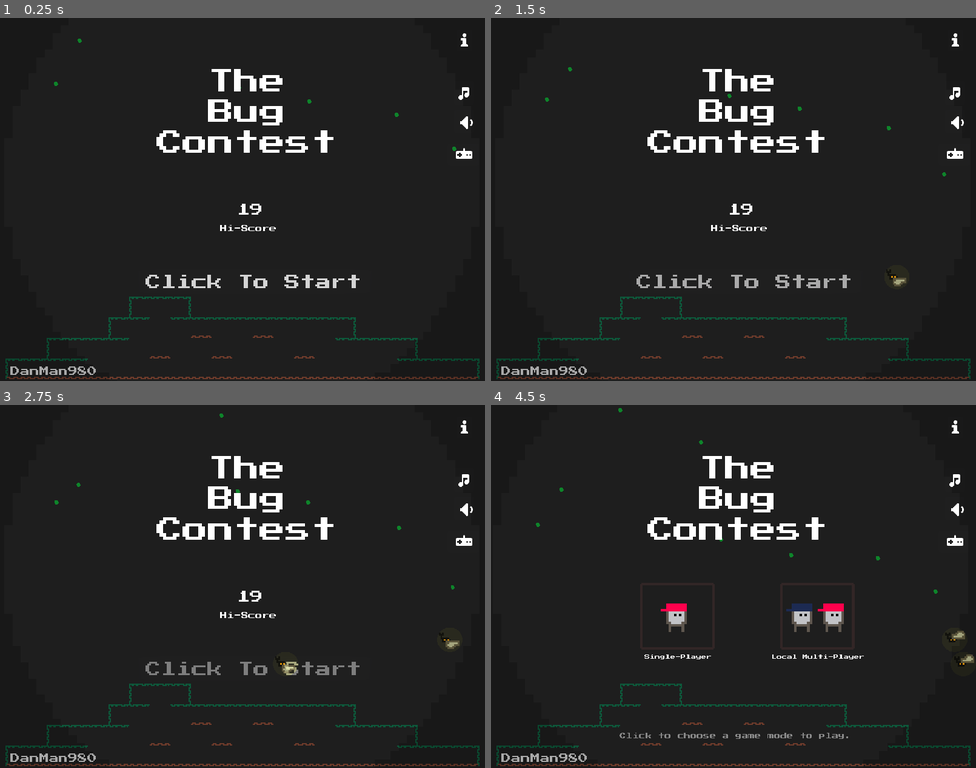
Above: before the commit, frames 1-4 (two rows, left to right).
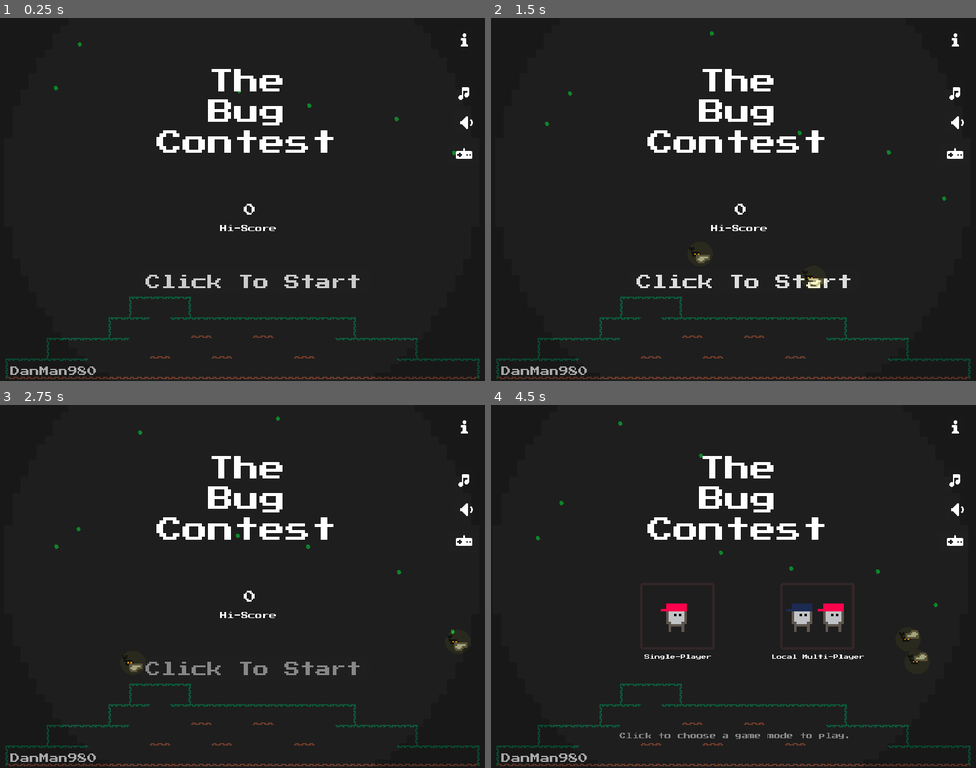
Above: after the commit, the same moments.

Repository: Danman9800/TheBugContest
Game: Godot game, scene res://Assets/Scenes/Start.tscn
Two runs of this game, one before a commit and one after it. Both use one fixed random seed, a clock stepped at 60 frames per second and the inputs below. Sound files missing from this copy of the repository are replaced by a short silence.
Inputs (mouse positions are in pixels of both pictures, inside the frame that each line leads up to):
- Up to frame 1 (0.25 s): no input
- Up to frame 2 (1.5 s): tap Enter at 0.5, 1.25 s; move the mouse to (840, 181) at 0.52 s; press the mouse at (840, 181) at 0.53 s; hold Right (ui_right) from 0.53 s (still down); tap W (p2_jump) at 0.77, 0.8, 1.07, 1.35 s; move the mouse to (636, 217) at 1.27 s; release the mouse at (636, 217) at 1.28 s
- Up to frame 3 (2.75 s): tap W (p2_jump) at 1.52, 1.82, 2.3 s; click (145, 604) at 1.55 s; tap Enter at 2 s; move the mouse to (291, 506) at 2.02 s; release Right (ui_right) at 2.03 s; press the mouse at (291, 506) at 2.03 s; hold Left (ui_left) from 2.03 s (still down)
- Up to frame 4 (4.5 s): tap Enter at 2.75, 3.5, 4.25 s; move the mouse to (709, 659) at 2.77 s; release Left (ui_left) at 2.78 s; release the mouse at (709, 659) at 2.78 s; hold Right (ui_right) 2.78-4.28 s; tap A (p2_left) at 2.85 s; tap W (p2_jump) at 3.02, 3.32, 3.77, 3.8, 4.07 s; click (709, 659) at 3.05 s; move the mouse to (879, 640) at 3.52 s; hold D (p2_right) 3.53-4.28 s; move the mouse to (588, 532) at 4.27 s; hold Left (ui_left) from 4.28 s (still down); click (588, 532) at 4.35 s

The runs differ from the first frame. In frame 1, 0.2% of the frame differs, in the area x 11-95%, y 5-55%; in frame 2, 0.8%, in the area x 11-94%, y 3-75%; in frame 3, 0.4%; in frame 4, 0.4%.

Commit message:
Music and speed change

Diff:
--- a/Assets/Scenes/LooseScreen.tscn
+++ b/Assets/Scenes/LooseScreen.tscn
@@ -22,7 +22,7 @@
 [ext_resource path="res://Assets/Entities/Info.tscn" type="PackedScene" id=20]
 [ext_resource path="res://Assets/Sprites/backdrop.png" type="Texture" id=21]
 [ext_resource path="res://Assets/Entities/Controls.tscn" type="PackedScene" id=22]
-[ext_resource path="res://Assets/Music/woods.wav" type="AudioStream" id=23]
+[ext_resource path="res://Assets/Music/2019-12-11_-_Retro_Platforming_-_David_Fesliyan.mp3" type="AudioStream" id=23]
 
 [sub_resource type="AtlasTexture" id=34]
 atlas = ExtResource( 8 )
@@ -341,14 +341,14 @@
 
 [sub_resource type="SpriteFrames" id=54]
 animations = [ {
+"frames": [ ExtResource( 12 ) ],
+"loop": true,
+"name": "Off",
+"speed": 5.0
+}, {
 "frames": [ ExtResource( 16 ) ],
 "loop": true,
 "name": "On",
-"speed": 5.0
-}, {
-"frames": [ ExtResource( 12 ) ],
-"loop": true,
-"name": "Off",
 "speed": 5.0
 } ]
 
@@ -392,7 +392,6 @@
 [node name="AnimatedSprite" type="AnimatedSprite" parent="Bugs/Bug1"]
 scale = Vector2( 0.4, 0.4 )
 frames = SubResource( 55 )
-frame = 1
 playing = true
 
 [node name="Collider" type="CollisionShape2D" parent="Bugs/Bug1"]
@@ -415,7 +414,6 @@
 [node name="AnimatedSprite" type="AnimatedSprite" parent="Bugs/Bug2"]
 scale = Vector2( 0.4, 0.4 )
 frames = SubResource( 55 )
-frame = 1
 playing = true
 
 [node name="Collider" type="CollisionShape2D" parent="Bugs/Bug2"]
@@ -856,8 +854,11 @@
 
 [node name="Music" type="AudioStreamPlayer" parent="."]
 stream = ExtResource( 23 )
-volume_db = -3.0
+volume_db = -9.0
 pitch_scale = 0.9
 autoplay = true
 
+[node name="Node2D" type="Node2D" parent="."]
+modulate = Color( 0.0980392, 0.0980392, 0.0980392, 1 )
+
 [connection signal="finished" from="Blip" to="." method="_on_Blip_finished"]
--- a/Assets/Scenes/Map1.tscn
+++ b/Assets/Scenes/Map1.tscn
@@ -17,7 +17,7 @@
 [ext_resource path="res://Assets/Sprites/Ui/musicOn.png" type="Texture" id=15]
 [ext_resource path="res://Assets/Sprites/Ui/audioOff.png" type="Texture" id=16]
 [ext_resource path="res://Assets/Sprites/Ui/audioOn.png" type="Texture" id=17]
-[ext_resource path="res://Assets/Music/woods.wav" type="AudioStream" id=18]
+[ext_resource path="res://Assets/Music/2019-12-11_-_Retro_Platforming_-_David_Fesliyan.mp3" type="AudioStream" id=18]
 
 [sub_resource type="OccluderPolygon2D" id=22]
 polygon = PoolVector2Array( 128, 128, 0, 128, 0, 0, 128, 0 )
@@ -312,14 +312,14 @@
 
 [sub_resource type="SpriteFrames" id=39]
 animations = [ {
+"frames": [ ExtResource( 16 ) ],
+"loop": true,
+"name": "Off",
+"speed": 5.0
+}, {
 "frames": [ ExtResource( 17 ) ],
 "loop": true,
 "name": "On",
-"speed": 5.0
-}, {
-"frames": [ ExtResource( 16 ) ],
-"loop": true,
-"name": "Off",
 "speed": 5.0
 } ]
 
@@ -541,7 +541,6 @@
 [node name="AnimatedSprite" type="AnimatedSprite" parent="Bugs/Bug1"]
 scale = Vector2( 0.4, 0.4 )
 frames = SubResource( 20 )
-frame = 1
 playing = true
 
 [node name="Collider" type="CollisionShape2D" parent="Bugs/Bug1"]
@@ -563,7 +562,6 @@
 [node name="AnimatedSprite" type="AnimatedSprite" parent="Bugs/Bug2"]
 scale = Vector2( 0.4, 0.4 )
 frames = SubResource( 20 )
-frame = 1
 playing = true
 
 [node name="Collider" type="CollisionShape2D" parent="Bugs/Bug2"]
@@ -585,6 +583,7 @@
 [node name="AnimatedSprite" type="AnimatedSprite" parent="Bugs/Bug3"]
 scale = Vector2( 0.4, 0.4 )
 frames = SubResource( 20 )
+frame = 1
 playing = true
 
 [node name="Collider" type="CollisionShape2D" parent="Bugs/Bug3"]
@@ -606,6 +605,7 @@
 [node name="AnimatedSprite" type="AnimatedSprite" parent="Bugs/Bug4"]
 scale = Vector2( 0.4, 0.4 )
 frames = SubResource( 20 )
+frame = 1
 playing = true
 
 [node name="Collider" type="CollisionShape2D" parent="Bugs/Bug4"]
@@ -627,7 +627,6 @@
 [node name="AnimatedSprite" type="AnimatedSprite" parent="Bugs/Bug5"]
 scale = Vector2( 0.4, 0.4 )
 frames = SubResource( 20 )
-frame = 1
 playing = true
 
 [node name="Collider" type="CollisionShape2D" parent="Bugs/Bug5"]
@@ -649,6 +648,7 @@
 [node name="AnimatedSprite" type="AnimatedSprite" parent="Bugs/Bug8"]
 scale = Vector2( 0.4, 0.4 )
 frames = SubResource( 20 )
+frame = 1
 playing = true
 
 [node name="Collider" type="CollisionShape2D" parent="Bugs/Bug8"]
@@ -670,7 +670,6 @@
 [node name="AnimatedSprite" type="AnimatedSprite" parent="Bugs/Bug9"]
 scale = Vector2( 0.4, 0.4 )
 frames = SubResource( 20 )
-frame = 1
 playing = true
 
 [node name="Collider" type="CollisionShape2D" parent="Bugs/Bug9"]
--- a/Assets/Scenes/Mode.tscn
+++ b/Assets/Scenes/Mode.tscn
@@ -22,7 +22,7 @@
 [ext_resource path="res://Assets/Entities/Info.tscn" type="PackedScene" id=20]
 [ext_resource path="res://Assets/Sprites/backdrop.png" type="Texture" id=21]
 [ext_resource path="res://Assets/Entities/Controls.tscn" type="PackedScene" id=22]
-[ext_resource path="res://Assets/Music/woods.wav" type="AudioStream" id=23]
+[ext_resource path="res://Assets/Music/2021-10-19_-_Funny_Bit_-_www.FesliyanStudios.com.mp3" type="AudioStream" id=23]
 
 [sub_resource type="AtlasTexture" id=34]
 atlas = ExtResource( 6 )
@@ -341,14 +341,14 @@
 
 [sub_resource type="SpriteFrames" id=56]
 animations = [ {
+"frames": [ ExtResource( 10 ) ],
+"loop": true,
+"name": "Off",
+"speed": 5.0
+}, {
 "frames": [ ExtResource( 16 ) ],
 "loop": true,
 "name": "On",
-"speed": 5.0
-}, {
-"frames": [ ExtResource( 10 ) ],
-"loop": true,
-"name": "Off",
 "speed": 5.0
 } ]
 
@@ -925,7 +925,7 @@
 
 [node name="Music" type="AudioStreamPlayer" parent="."]
 stream = ExtResource( 23 )
-volume_db = -3.0
+volume_db = -9.0
 pitch_scale = 0.9
 autoplay = true
 
--- a/Assets/Scenes/Start.tscn
+++ b/Assets/Scenes/Start.tscn
@@ -19,7 +19,7 @@
 [ext_resource path="res://Assets/Entities/Info.tscn" type="PackedScene" id=17]
 [ext_resource path="res://Assets/Sprites/backdrop.png" type="Texture" id=18]
 [ext_resource path="res://Assets/Entities/Controls.tscn" type="PackedScene" id=19]
-[ext_resource path="res://Assets/Music/woods.wav" type="AudioStream" id=20]
+[ext_resource path="res://Assets/Music/2021-10-19_-_Funny_Bit_-_www.FesliyanStudios.com.mp3" type="AudioStream" id=20]
 
 [sub_resource type="AtlasTexture" id=34]
 atlas = ExtResource( 5 )
@@ -354,14 +354,14 @@
 
 [sub_resource type="SpriteFrames" id=40]
 animations = [ {
+"frames": [ ExtResource( 9 ) ],
+"loop": true,
+"name": "Off",
+"speed": 5.0
+}, {
 "frames": [ ExtResource( 13 ) ],
 "loop": true,
 "name": "On",
-"speed": 5.0
-}, {
-"frames": [ ExtResource( 9 ) ],
-"loop": true,
-"name": "Off",
 "speed": 5.0
 } ]
 
@@ -638,7 +638,7 @@
 }
 
 [node name="AnimationPlayer" type="AnimationPlayer" parent="."]
-playback_speed = 0.5
+playback_speed = 0.6
 anims/Start_Fade = SubResource( 39 )
 
 [node name="highScore" type="Label" parent="."]
@@ -809,7 +809,7 @@
 
 [node name="Music" type="AudioStreamPlayer" parent="."]
 stream = ExtResource( 20 )
-volume_db = -3.0
+volume_db = -9.0
 pitch_scale = 0.9
 autoplay = true
 
--- a/Assets/Scripts/Bug.gd
+++ b/Assets/Scripts/Bug.gd
@@ -6,22 +6,26 @@
 # var b = "text"
 var start_pos = Vector2.ZERO
 var rng = RandomNumberGenerator.new()
-var spd = 3
+var spd = 5
+var xspd = 0
 var caught = false
 # Called when the node enters the scene tree for the first time.
 func _ready():
 	rng.randomize()
 	start_pos = Vector2(global_position.x,  global_position.y + rng.randi_range(-23, 20))
-	spd = rng.randi_range(-1, 4)
+	spd = rng.randi_range(-3, 5)
+
 
 
 func _physics_process(delta):
-	self.global_position.x -= 3 + spd - delta
+	xspd = rng.randi_range(-1, 1)
+	self.global_position.x -= 7.3 + spd - delta
+	self.global_position.y -= xspd
 
 
-	if self.global_position.x < 6 or caught:
+	if self.global_position.x < 8 or caught:
 		rng.randomize()
 		start_pos = Vector2(start_pos.x,  start_pos.y + rng.randi_range(-24, 22))
 		global_position = start_pos
-		spd = rng.randi_range(-1, 4)
+		spd = rng.randi_range(-3, 5)
 		caught = false
--- a/Assets/Scripts/Leaf.gd
+++ b/Assets/Scripts/Leaf.gd
@@ -5,7 +5,7 @@
 export var x_sp = .01
 var rng = RandomNumberGenerator.new()
 func _ready():
-	speed = 60
+	speed = 100
 	start_position = global_position
 	rng.randomize()
 	speed += rng.randi_range(-50, 0)
@@ -15,7 +15,7 @@
 	global_position.y += speed * delta
 	global_position.x += x_sp
 	if global_position.y > 980 or global_position.x < 0 or global_position.x > 1218:
-		speed = 60
+		speed = 100
 		global_position = start_position
 		rng.randomize()
 		speed += rng.randi_range(-50, 0)
--- a/Assets/Scripts/LooseScreen.gd
+++ b/Assets/Scripts/LooseScreen.gd
@@ -114,7 +114,7 @@
 			Global.music_on = true
 
 		if Global.music_on:
-			$Music.stream = load("res://Assets/Music/woods.wav")
+			$Music.stream = load("res://Assets/Music/2021-10-19_-_Funny_Bit_-_www.FesliyanStudios.com.mp3")
 			$Music.play()
 
 		else:
@@ -128,5 +128,5 @@
 
 
 func _on_Blip_finished():
-	Global.start_bg_music_pos = $Music.get_playback_position()
+	Global.start_bg_music_pos = 0
 	get_tree().change_scene("res://Assets/Scenes/Start.tscn")
--- a/Assets/Scripts/Map.gd
+++ b/Assets/Scripts/Map.gd
@@ -3,7 +3,7 @@
 export var multi_player = false
 export var debug = false
 func _ready():
-	$Music.seek(Global.start_bg_music_pos)
+	#$Music.seek(Global.start_bg_music_pos)
 	if debug:
 		Global.multi_player = multi_player
 	if Global.audio_on == true:
@@ -58,7 +58,7 @@
 			Global.music_on = true
 
 		if Global.music_on:
-			$Music.stream = load("res://Assets/Music/woods.wav")
+			$Music.stream = load("res://Assets/Music/2021-10-19_-_Funny_Bit_-_www.FesliyanStudios.com.mp3")
 			$Music.play()
 
 		else:
--- a/Assets/Scripts/Player.gd
+++ b/Assets/Scripts/Player.gd
@@ -2,7 +2,7 @@
 
 export var enabled = true
 var mvdir = 0
-var xSpeed = 250
+var xSpeed = 286
 var velocity = Vector2(0,0)
 var start_pos = Vector2(0,720)
 var ded = false
@@ -32,7 +32,7 @@
 			velocity.y = 0
 		if Input.is_action_pressed("ui_up") and is_on_floor():
 			$Jump.play()
-			velocity.y -= 440
+			velocity.y -= 445
 		Global.player1_ded = ded
 		if Global.multi_player and !Global.player2_ded:
 			if ded:
--- a/Assets/Scripts/Player2.gd
+++ b/Assets/Scripts/Player2.gd
@@ -2,7 +2,7 @@
 
 export var enabled = true
 var mvdir = 0
-var xSpeed = 250
+var xSpeed = 286
 var velocity = Vector2(0,0)
 var start_pos = Vector2(0,720)
 var ded = false
@@ -36,7 +36,7 @@
 			velocity.y = 0
 		if Input.is_action_pressed("p2_jump") and is_on_floor():
 			$Jump.play()
-			velocity.y -= 440
+			velocity.y -= 445
 		Global.player2_ded = ded
 
 		if Global.multi_player and !Global.player1_ded:
--- a/Assets/Scripts/Start.gd
+++ b/Assets/Scripts/Start.gd
@@ -22,7 +22,7 @@
 	if Global.music_on:
 		$MusicOff.texture = load("res://Assets/Sprites/Ui/musicOn.png")
 		if Global.start_bg_music_pos == 0:
-			$Music.stream = load("res://Assets/Music/woods.wav")
+			$Music.stream = load("res://Assets/Music/2021-10-19_-_Funny_Bit_-_www.FesliyanStudios.com.mp3")
 			$Music.play()
 
 
@@ -142,7 +142,7 @@
 			Global.music_on = true
 
 		if Global.music_on:
-			$Music.stream = load("res://Assets/Music/woods.wav")
+			$Music.stream = load("res://Assets/Music/2021-10-19_-_Funny_Bit_-_www.FesliyanStudios.com.mp3")
 			$Music.play()
 
 		else:
--- a/Assets/Scripts/StartScreen.gd
+++ b/Assets/Scripts/StartScreen.gd
@@ -24,7 +24,7 @@
 	if Global.music_on:
 		$MusicOff.texture = load("res://Assets/Sprites/Ui/musicOn.png")
 		if Global.start_bg_music_pos == 0:
-			$Music.stream = load("res://Assets/Music/woods.wav")
+			$Music.stream = load("res://Assets/Music/2021-10-19_-_Funny_Bit_-_www.FesliyanStudios.com.mp3")
 			$Music.play()
 
 	else:
@@ -107,7 +107,7 @@
 			Global.music_on = true
 
 		if Global.music_on:
-			$Music.stream = load("res://Assets/Music/woods.wav")
+			$Music.stream = load("res://Assets/Music/2021-10-19_-_Funny_Bit_-_www.FesliyanStudios.com.mp3")
 			$Music.play()
 
 		else:
Not shown, added: Assets/Music/2019-12-11_-_Retro_Platforming_-_David_Fesliyan.mp3.import
Not shown, added: Assets/Music/2021-10-19_-_Funny_Bit_-_www.FesliyanStudios.com.mp3.import
Binary file removed: score.txt
Not shown, added: Assets/Music/2019-12-11_-_Retro_Platforming_-_David_Fesliyan.mp3
Not shown, added: Assets/Music/2021-10-19_-_Funny_Bit_-_www.FesliyanStudios.com.mp3
